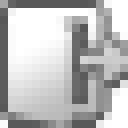
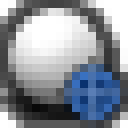
Layer changes from the first 128x128 image to the second:
added layer "Layer 7" in group "Group 1" over box(56, 56, 128, 128)
added layer "Layer 6" in group "Group 1" over box(0, 0, 120, 120)
hid "Layer 5" over box(8, 8, 128, 128)
